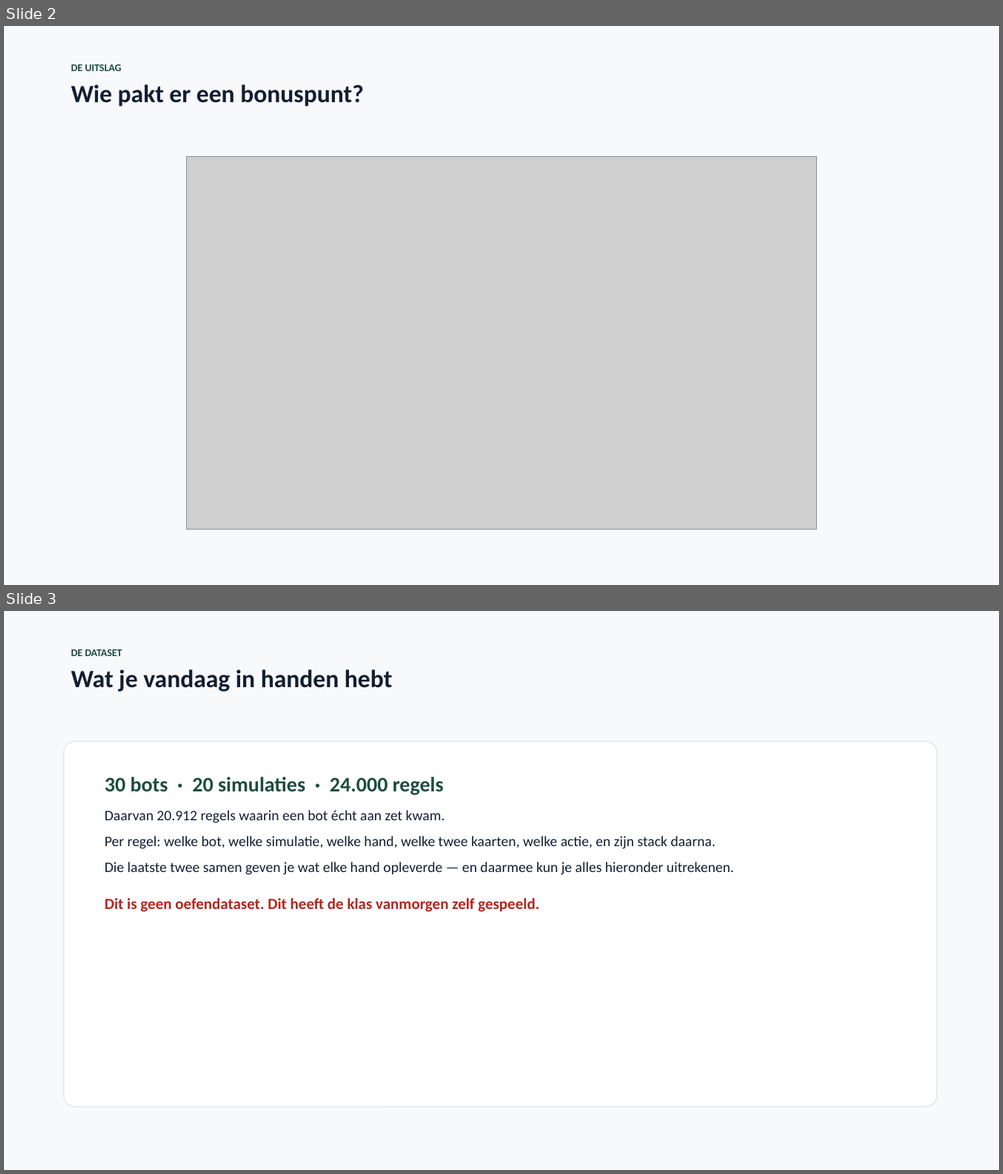
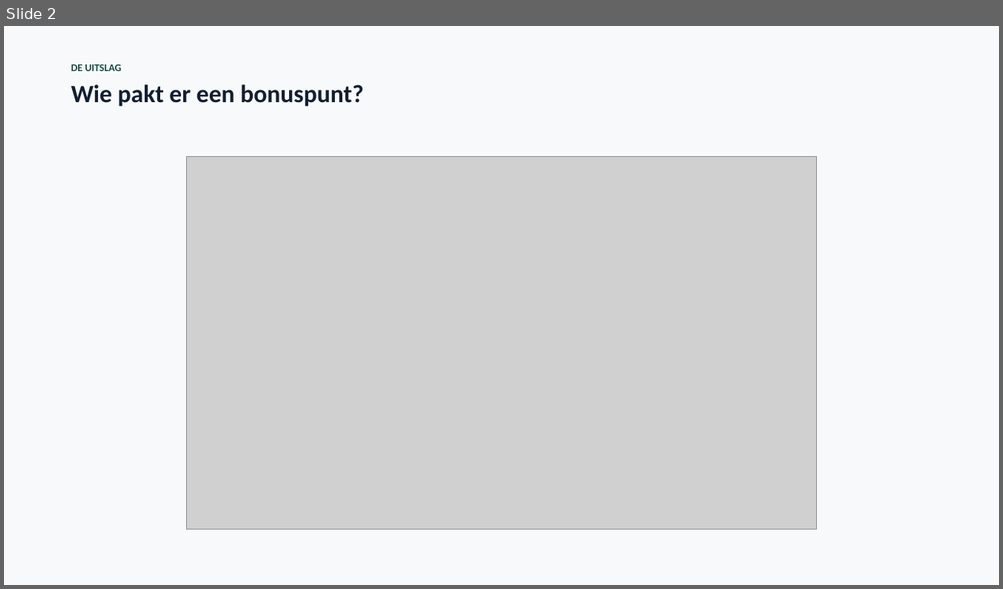
Before and after one commit to finturion/poker-analytics-challenge, a slide deck: powerpoints/Data_Science_Werkcollege8.pptx. Shown one above the other, each under a label of ours: slides 2 and 3 before the commit, slide 2 after it. The pictures are 1003x1174 and 1003x589 pixels, drawn with LibreOffice and Linux fonts; fonts in the diff are those of the drawing; grey boxes stand for pictures. Boxes give left, top, right and bottom in pixels: in the first picture for what was removed or moved away, otherwise in the second. Text is boxed around its words. In the diff, an @@ line names an element or a change of style, - is before the commit and + after.

```diff
--- a/powerpoints/Data_Science_Werkcollege8.pptx
+++ b/powerpoints/Data_Science_Werkcollege8.pptx
@@ slide 3 removed at [4, 611, 999, 1170], background #FFFFFF @@
@@ rectangle removed at [4, 611, 999, 1170] @@
@@ text removed at [71, 649, 392, 692] @@
-DE DATASET
-Wat je vandaag in handen hebt
@@ rounded rectangle removed at [64, 741, 936, 1107] @@
@@ text removed at [105, 777, 734, 912] @@
-30 bots · 20 simulaties · 24.000 regels
-Daarvan 20.912 regels waarin een bot écht aan zet kwam.
-Per regel: welke bot, welke simulatie, welke hand, welke twee kaarten, welke actie, en zijn stack daarna.
-Die laatste twee samen geven je wat elke hand opleverde — en daarmee kun je alles hieronder uitrekenen.
-Dit is geen oefendataset. Dit heeft de klas vanmorgen zelf gespeeld.
```
Also in this commit, not shown: 5 slides added, 6 other files.
